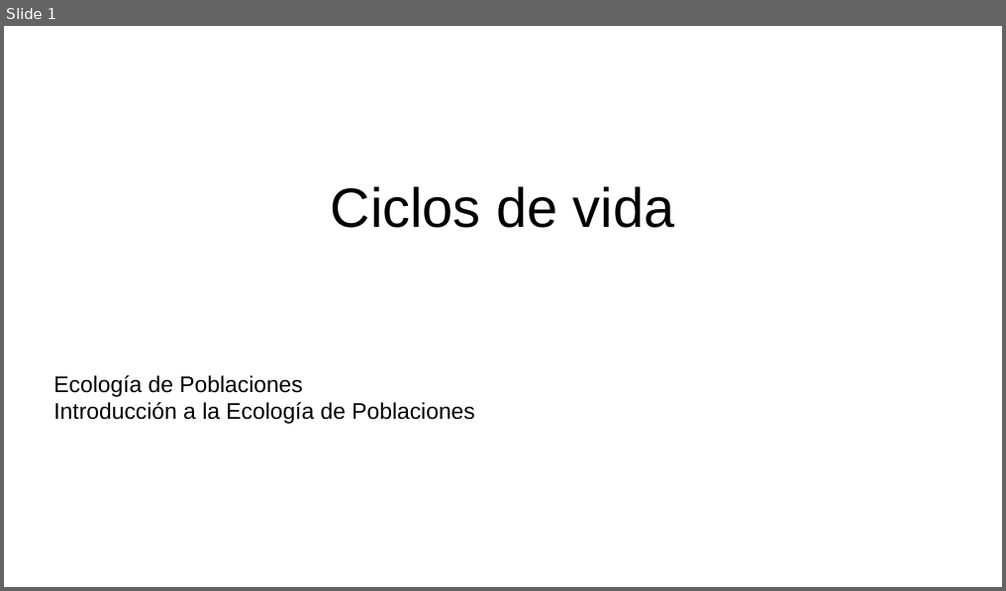
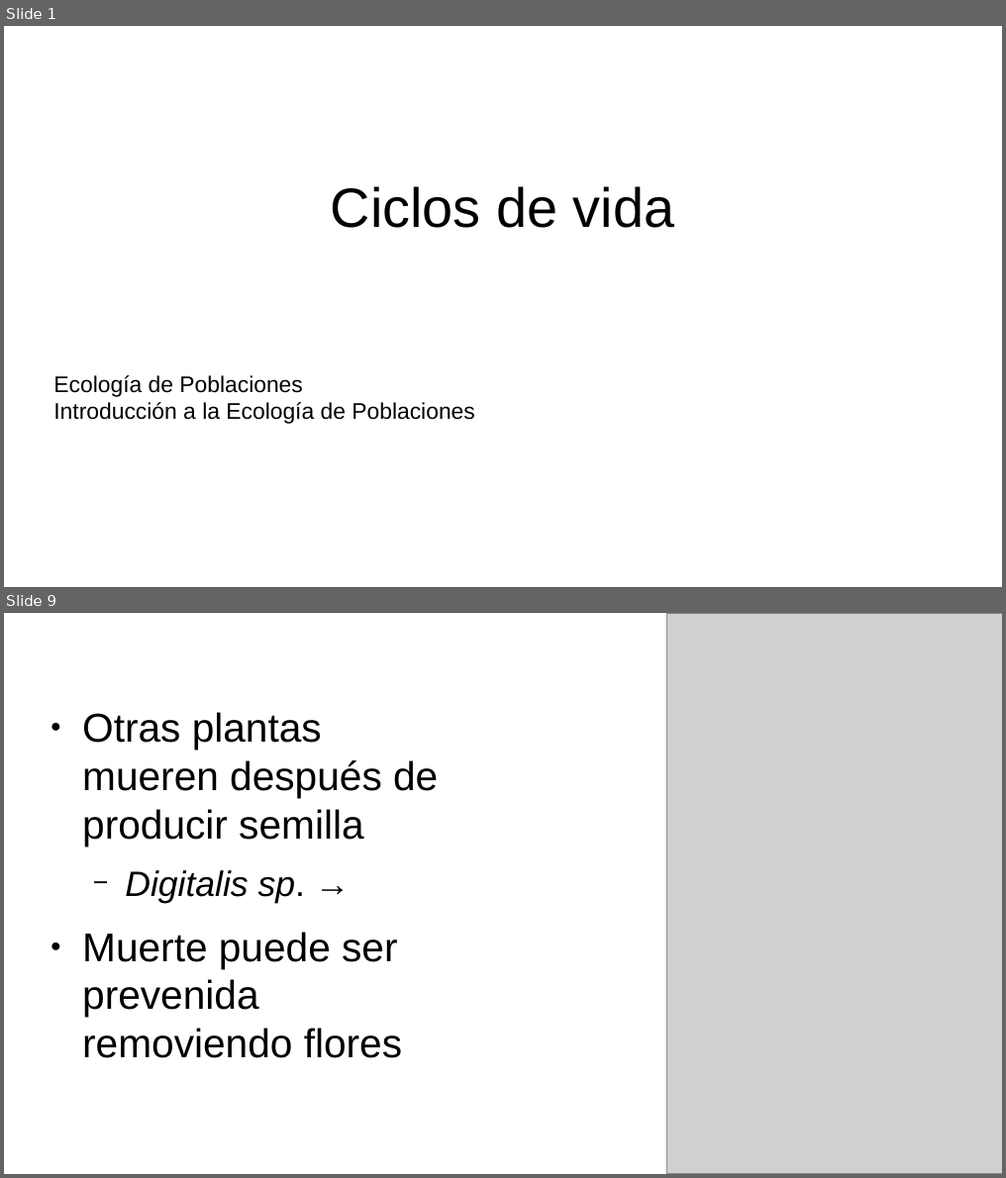
Before and after one commit to gerardommc/Ecologia-poblaciones, a slide deck: Unidad-1/Ciclos-vida.odp. Shown one above the other, each under a label of ours: slide 1 before the commit, slides 1 and 9 after it; the slides between them are not shown. The pictures are 1006x591 and 1006x1178 pixels, drawn with LibreOffice and Linux fonts; fonts in the diff are those of the drawing; grey boxes stand for pictures. Boxes give left, top, right and bottom in pixels: in the first picture for what was removed or moved away, otherwise in the second. Text is boxed around its words. In the diff, an @@ line names an element or a change of style, - is before the commit and + after.

```diff
--- a/Unidad-1/Ciclos-vida.odp
+++ b/Unidad-1/Ciclos-vida.odp
@@ slide 9 added at [4, 613, 1002, 1174], background #FFFFFF @@
@@ picture added at [667, 613, 1002, 1174] @@
@@ text added at [82, 712, 438, 1059], 32 pt, text #000000 @@
+● Otras plantas mueren después de producir semilla
+  − Digitalis sp. →
+● Muerte puede ser prevenida removiendo flores
```
Also in this commit, not shown: 9 other slides added, 1 slide removed, 8 other files.
